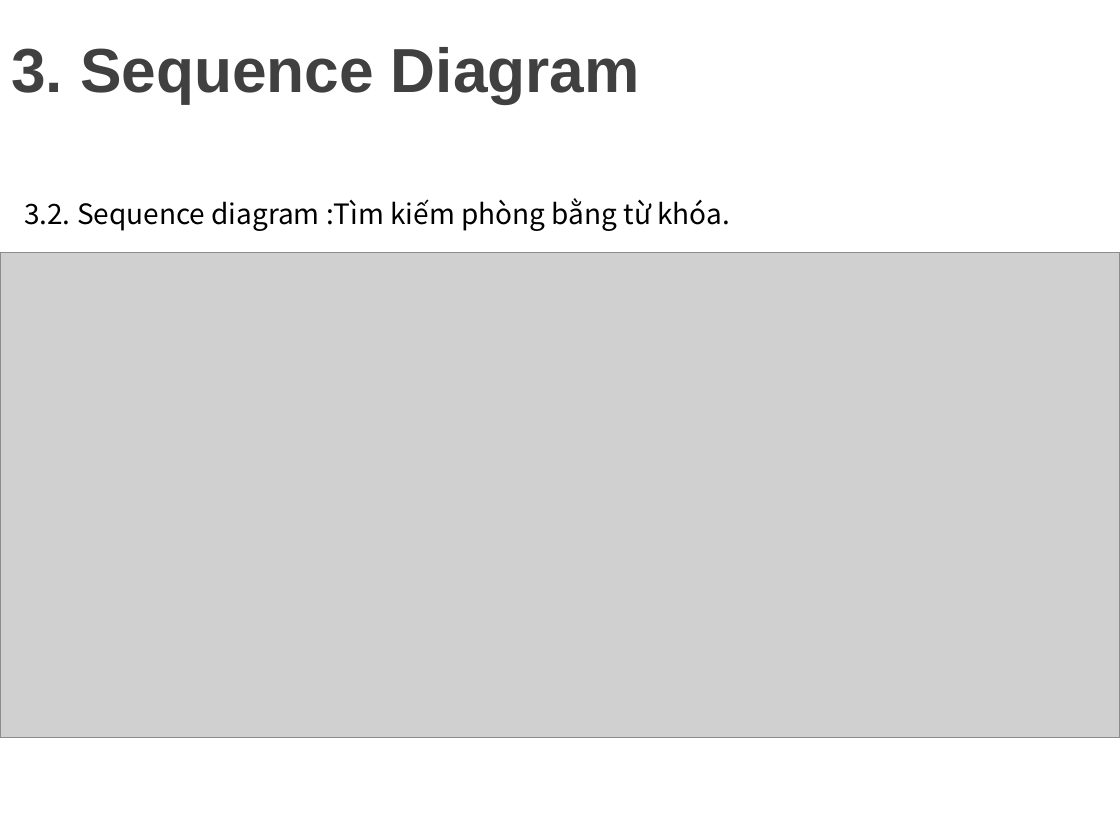
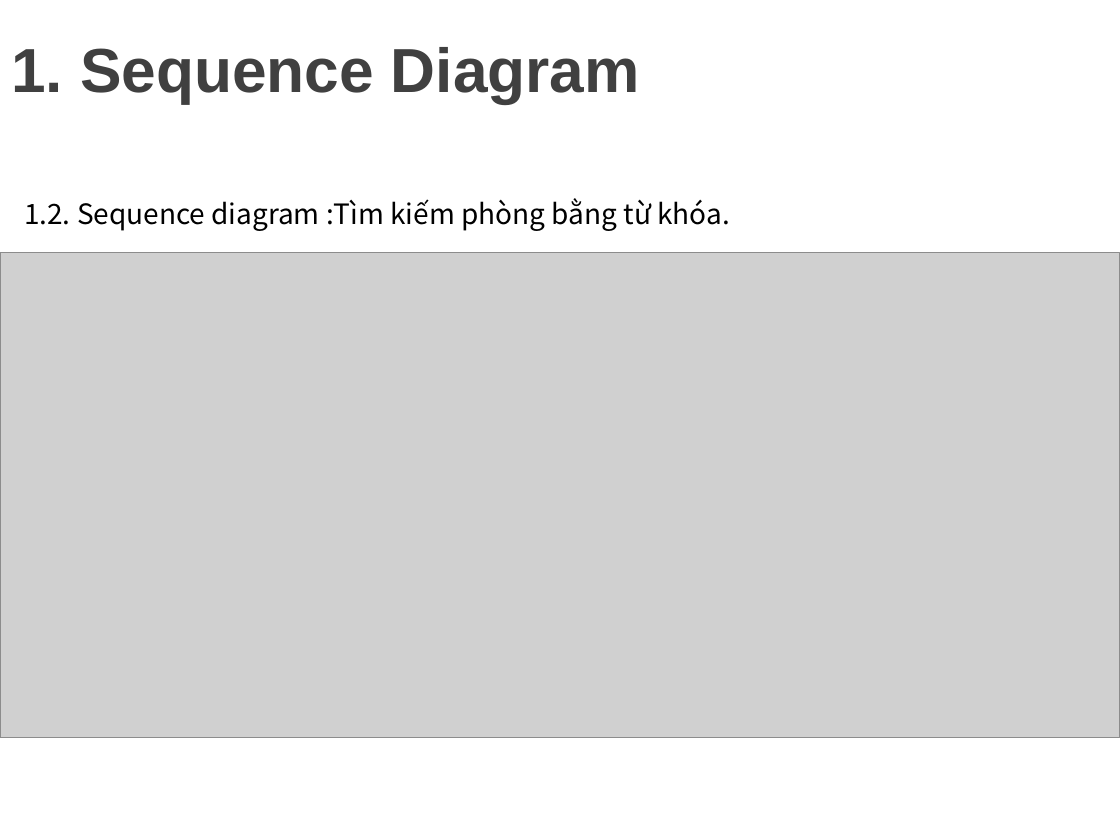
Before and after one commit to minhdat1602/2021_cnpm_group09, a slide deck: slide 17 of document_slide/slide.pptx. Drawn at 1120x840 pixels with LibreOffice and Linux fonts; fonts in the diff are those of the drawing; grey boxes stand for pictures; background and template pictures are left out. Boxes give left, top, right and bottom in pixels: in the first picture for what was removed or moved away, otherwise in the second. Text is boxed around its words. In the diff, an @@ line names an element or a change of style, - is before the commit and + after.

```diff
--- a/document_slide/slide.pptx
+++ b/document_slide/slide.pptx
@@ title at (11, 47, 640, 103): text changed @@
-3. Sequence Diagram
+1. Sequence Diagram
@@ text at (24, 198, 729, 231): text changed @@
-3.2. Sequence diagram :Tìm kiếm phòng bằng từ khóa.
+1.2. Sequence diagram :Tìm kiếm phòng bằng từ khóa.
```
Also in this commit, not shown: 8 other slides changed.
